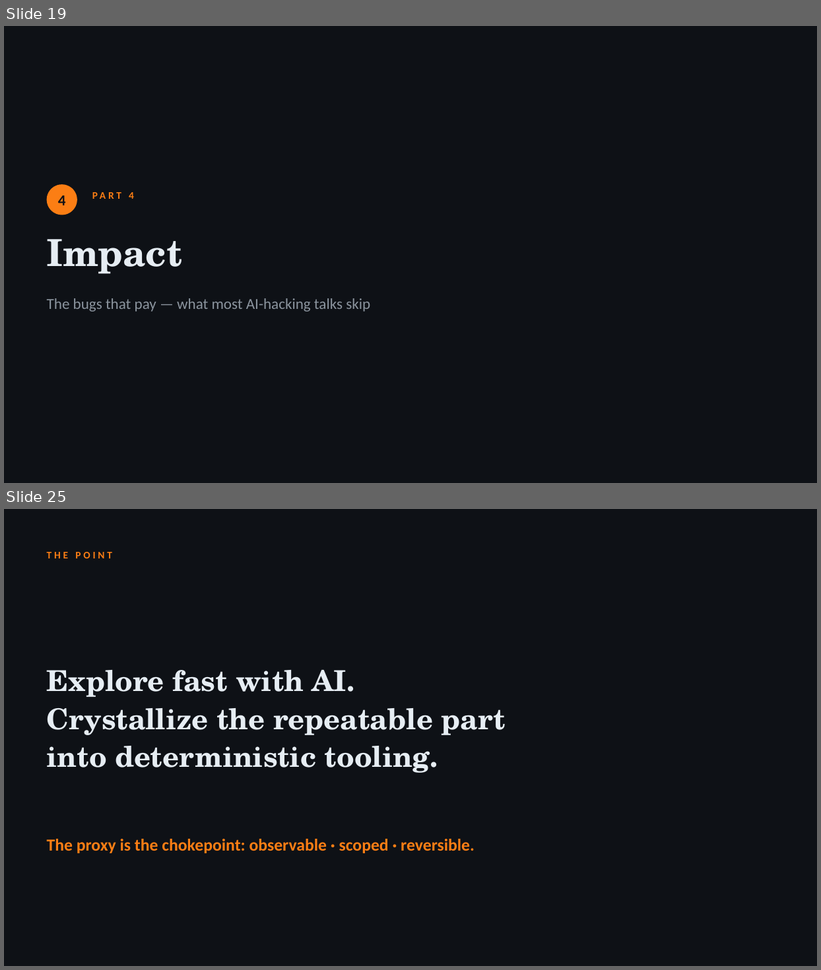
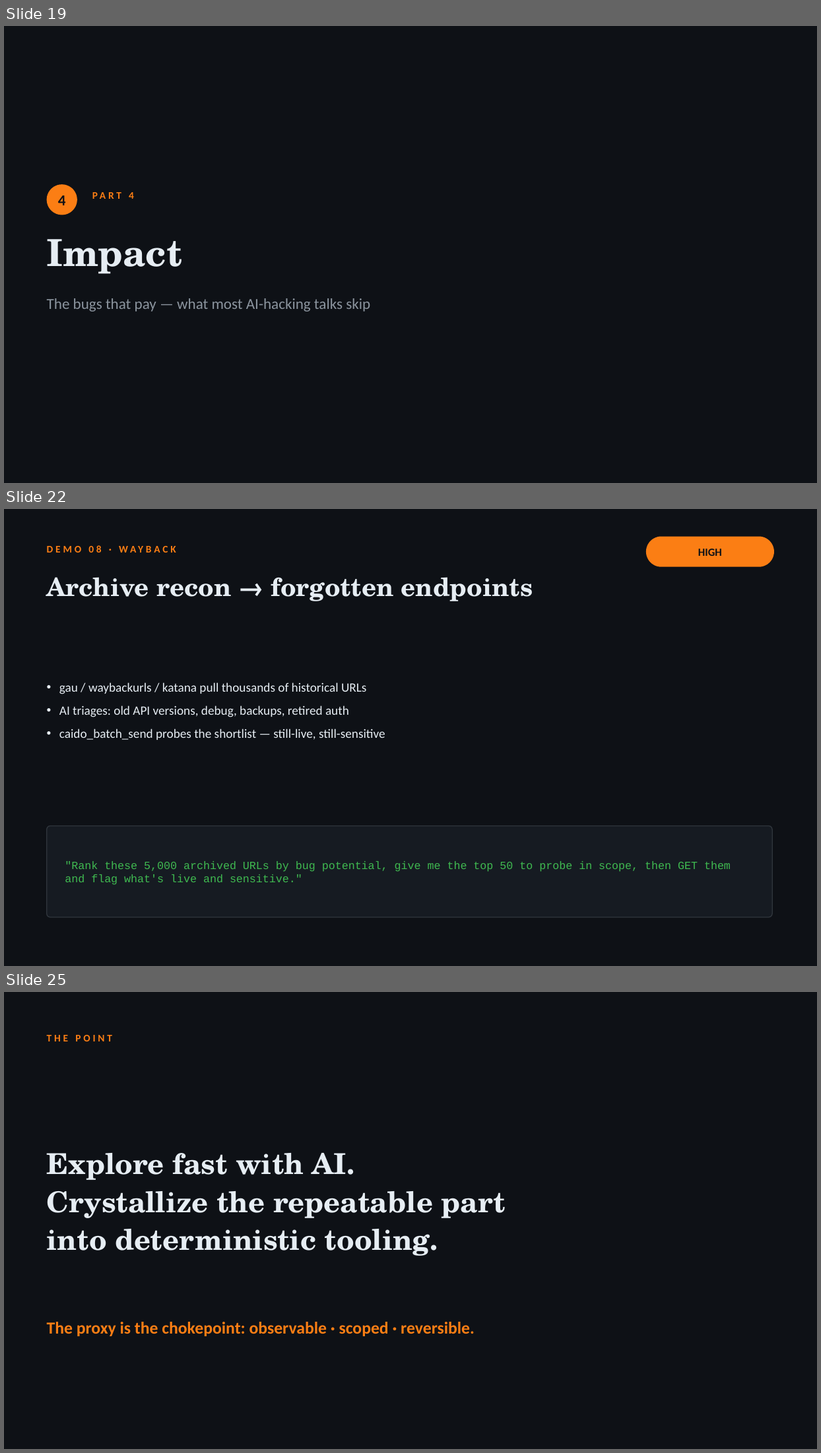
Before and after one commit to jaiswalakshansh/caido-ai-workshop, a slide deck: slides/your-ai-needs-a-proxy.pptx. Shown one above the other, each under a label of ours: slides 19 and 25 before the commit, slides 19, 22 and 25 after it; the slides between them are not shown. The pictures are 821x970 and 821x1453 pixels, drawn with LibreOffice and Linux fonts; fonts in the diff are those of the drawing. Boxes give left, top, right and bottom in pixels: in the first picture for what was removed or moved away, otherwise in the second. Text is boxed around its words. In the diff, an @@ line names an element or a change of style, - is before the commit and + after.

Commit message:
Replace demos 06-10 with real plugin-grounded workflows (AuthMatrix, ParamFinder, archive recon, gRPC/protobuf, GraphQL)

```diff
--- a/slides/your-ai-needs-a-proxy.pptx
+++ b/slides/your-ai-needs-a-proxy.pptx
@@ slide 22 added at (x1=4, y1=509, x2=817, y2=966), background #0E1116 @@
@@ text added at (x1=47, y1=539, x2=535, y2=558), 12 pt, text #FB7E14, bold @@
+DEMO 08 · WAYBACK
@@ rounded rectangle added at (x1=646, y1=537, x2=774, y2=567), fill #FB7E14 @@
@@ text added at (x1=698, y1=549, x2=722, y2=556), 13 pt, text #0E1116, bold @@
+HIGH
@@ text added at (x1=47, y1=577, x2=533, y2=601), 30 pt, text #E6EDF3, bold @@
+Archive recon → forgotten endpoints
@@ text added at (x1=59, y1=683, x2=385, y2=740), 15 pt, text #E6EDF3 @@
+• gau / waybackurls / katana pull thousands of historical URLs
+• AI triages: old API versions, debug, backups, retired auth
+• caido_batch_send probes the shortlist — still-live, still-sensitive
@@ rounded rectangle added at (x1=47, y1=826, x2=773, y2=918), fill #161B22, outline #30363D 1 pt @@
@@ text added at (x1=65, y1=861, x2=731, y2=885), 13 pt, text #3FB950 @@
+"Rank these 5,000 archived URLs by bug potential, give me the top 50 to probe in scope, then GET them and flag what's live and sensitive."
```
Also in this commit, not shown: 4 slides changed, 1 other slide added, 2 slides removed, 14 other files.
